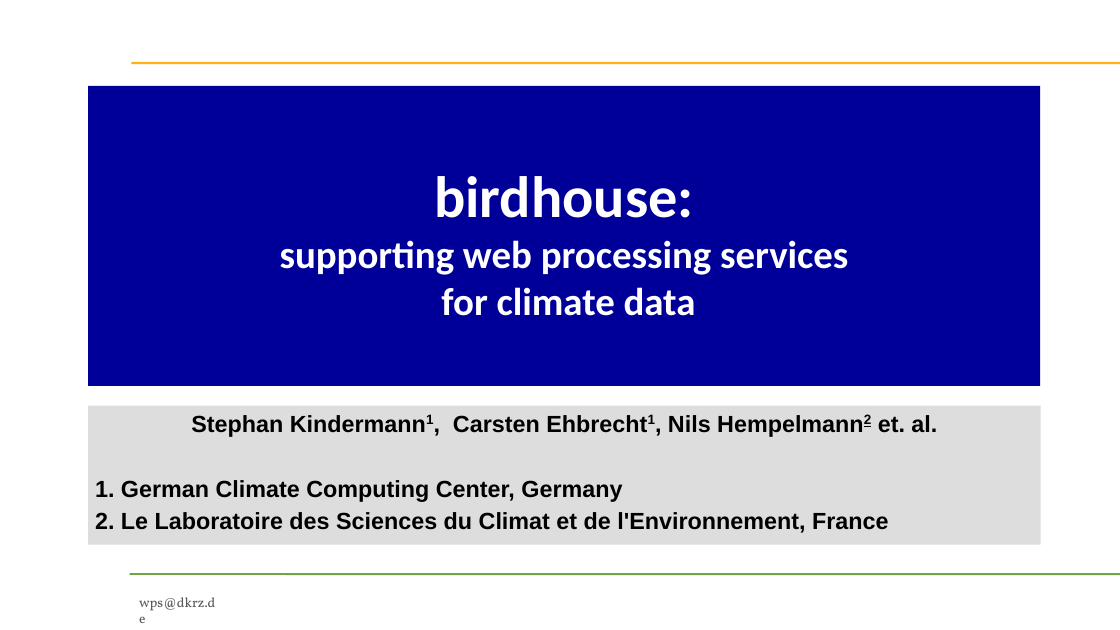
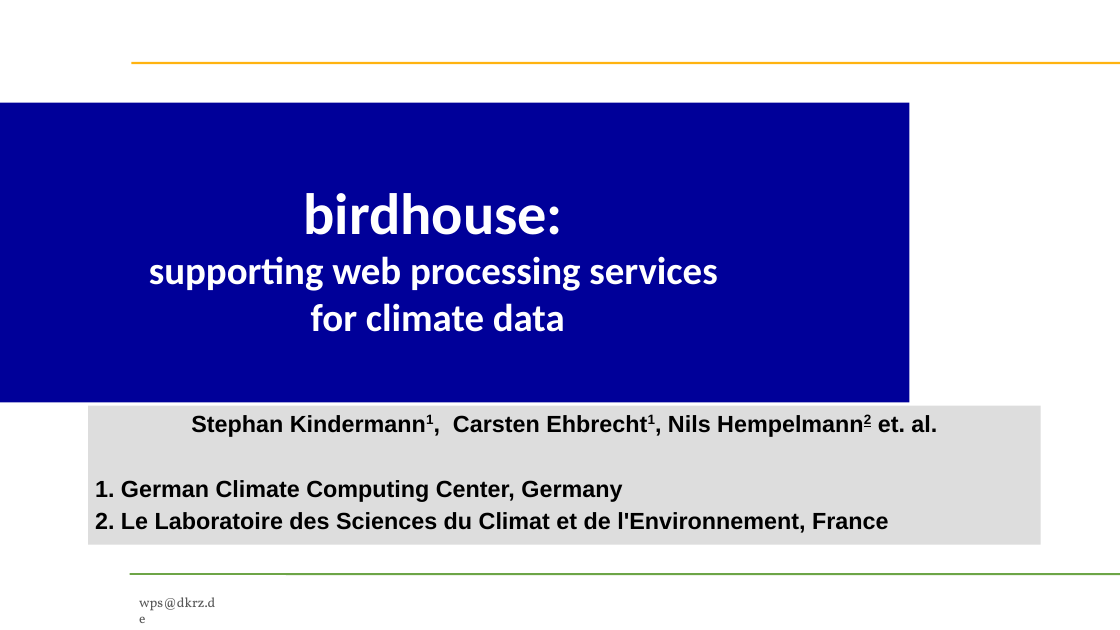
Before and after one commit to bird-house/birdhouse-docs, a slide deck: slide 1 of slides/birdhouse-esgf-f2f-2016/birdhouse-esgf-f2f-2016.odp. Drawn at 1120x630 pixels with LibreOffice and Linux fonts; fonts in the diff are those of the drawing; background and template pictures are left out. Boxes give left, top, right and bottom in pixels: in the first picture for what was removed or moved away, otherwise in the second. Text is boxed around its words. In the diff, an @@ line names an element or a change of style, - is before the commit and + after.

```diff
--- a/slides/birdhouse-esgf-f2f-2016/birdhouse-esgf-f2f-2016.odp
+++ b/slides/birdhouse-esgf-f2f-2016/birdhouse-esgf-f2f-2016.odp
@@ title "birdhouse: supporting web processing services ..." resized from (x1=88, y1=86, x2=1040, y2=386) to (x1=0, y1=102, x2=909, y2=402) @@
```
Also in this commit, not shown: 3 other slides changed, 4 slides added.
